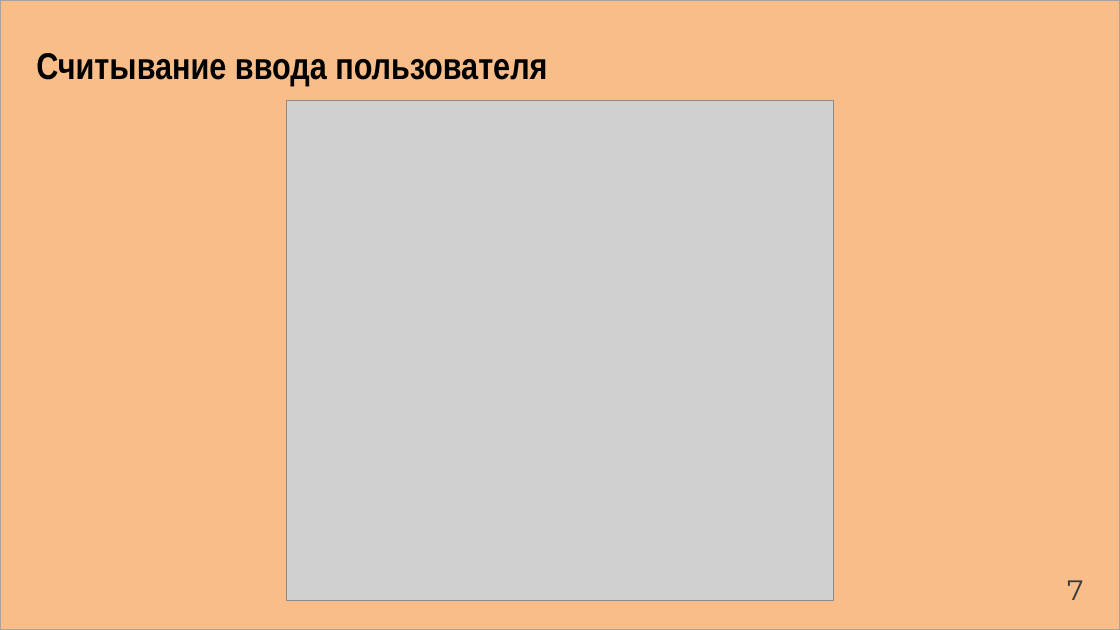
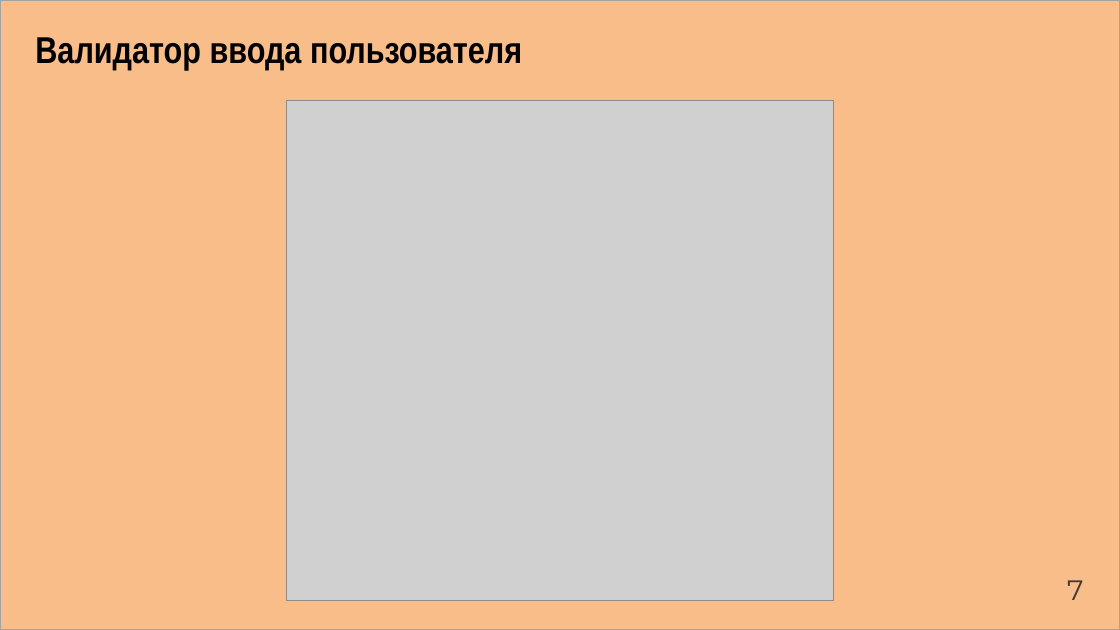
Before and after one commit to Artemor31/Files, a slide deck: slide 7 of Готовые части/NormPreza.pptx. Drawn at 1120x630 pixels with LibreOffice and Linux fonts; fonts in the diff are those of the drawing; grey boxes stand for pictures. Boxes give left, top, right and bottom in pixels: in the first picture for what was removed or moved away, otherwise in the second. Text is boxed around its words. In the diff, an @@ line names an element or a change of style, - is before the commit and + after.

```diff
--- a/Готовые части/NormPreza.pptx
+++ b/Готовые части/NormPreza.pptx
@@ text at bbox=[35, 37, 522, 70]: text changed @@
-Считывание ввода пользователя
+Валидатор ввода пользователя
```
Also in this commit, not shown: 8 other slides changed, 4 slides added, 4 slides removed, 2 other files.
